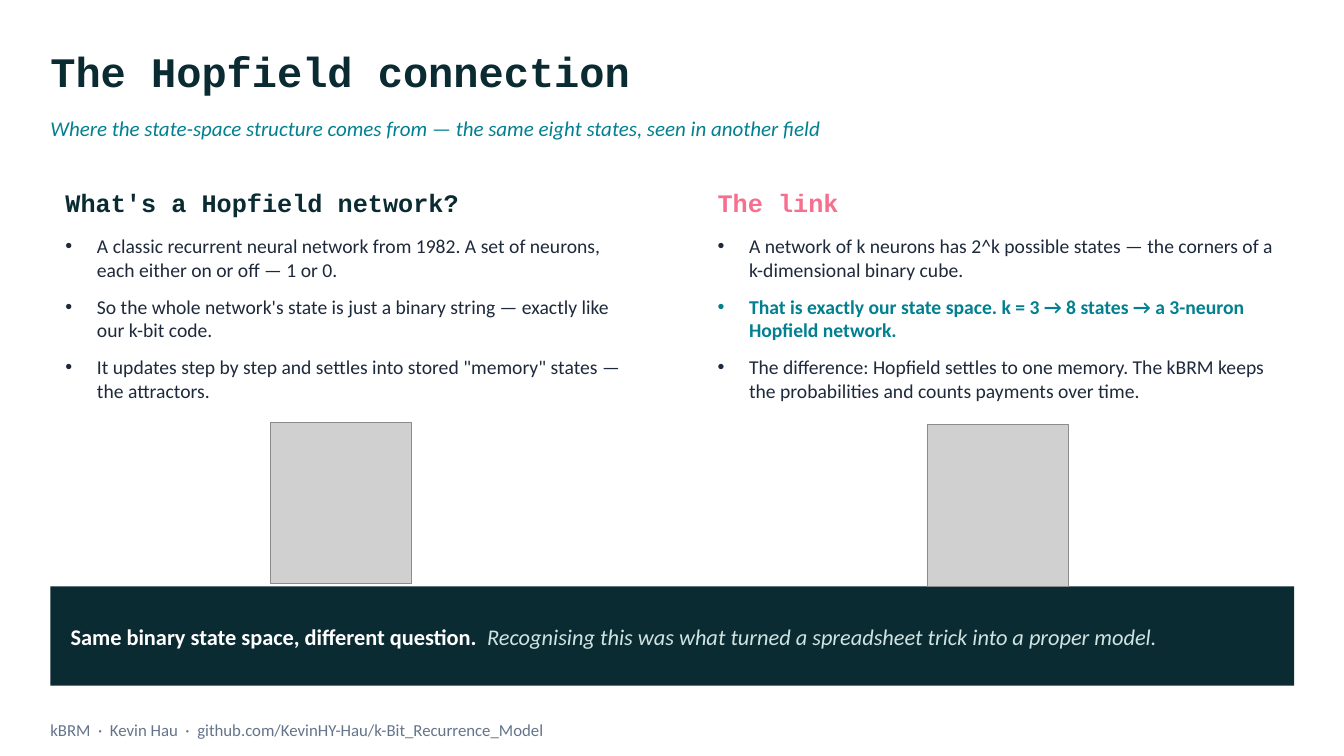
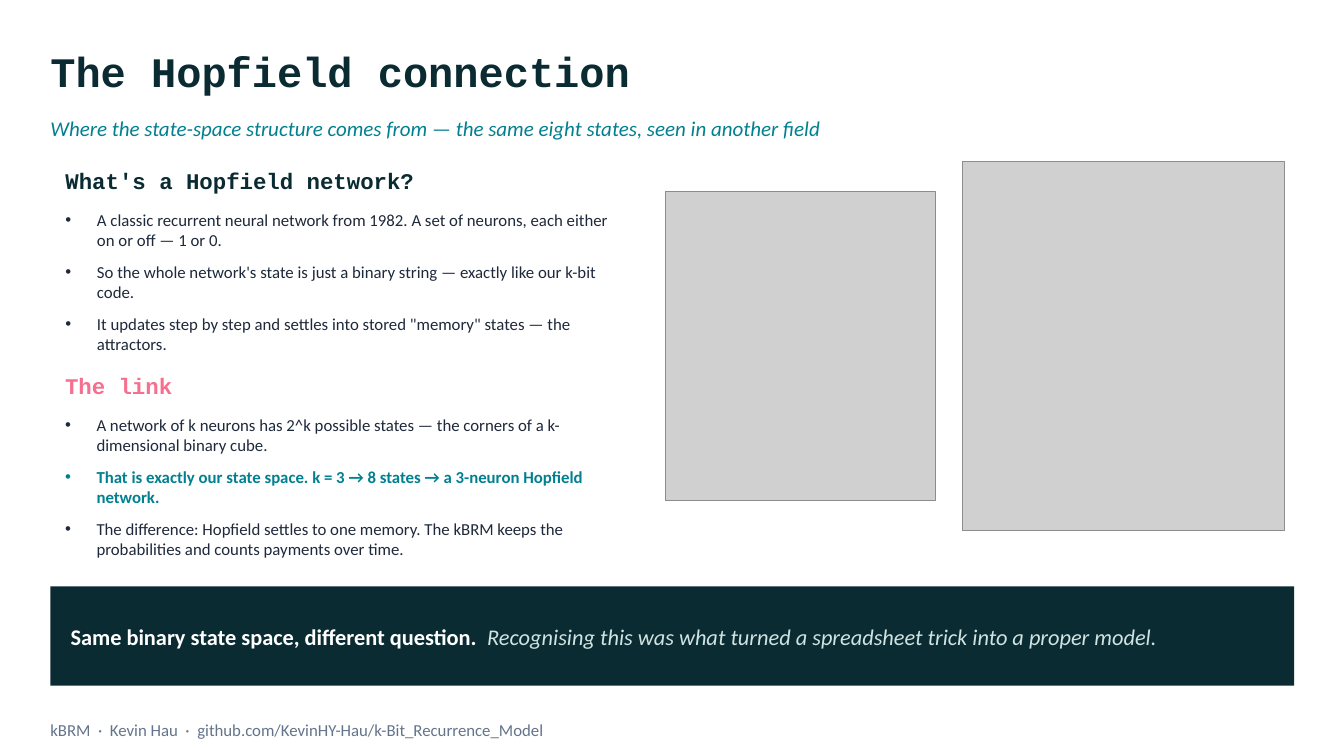
Before and after one commit to KevinHY-Hau/k-Bit_Recurrence_Model, a slide deck: slide 5 of kBRM_R_20260709.pptx. Drawn at 1344x756 pixels with LibreOffice and Linux fonts; fonts in the diff are those of the drawing; grey boxes stand for pictures. Boxes give left, top, right and bottom in pixels: in the first picture for what was removed or moved away, otherwise in the second. Text is boxed around its words. In the diff, an @@ line names an element or a change of style, - is before the commit and + after.

```diff
--- a/kBRM_R_20260709.pptx
+++ b/kBRM_R_20260709.pptx
@@ text "What's a Hopfield network?": place and size @@
-text "What's a Hopfield network?" at [65,193,609,398]
+text "What's a Hopfield network?" at [65,173,608,350]
@@ text "What's a Hopfield network?" at [65,173,608,350]: size 18 to 16 pt in "What's a Hopfield network?"; size 14 to 12 pt @@
@@ picture: place and size @@
-picture at [928,424,1069,586]
+picture at [963,161,1286,530]
@@ picture: place and size @@
-picture at [271,422,412,584]
+picture at [665,192,936,501]
@@ text "The link": place and size @@
-text "The link" at [718,194,1272,401]
+text "The link" at [65,378,582,558]
@@ text "The link" at [65,378,582,558]: size 18 to 16 pt in "The link"; size 14 to 12 pt @@
```
